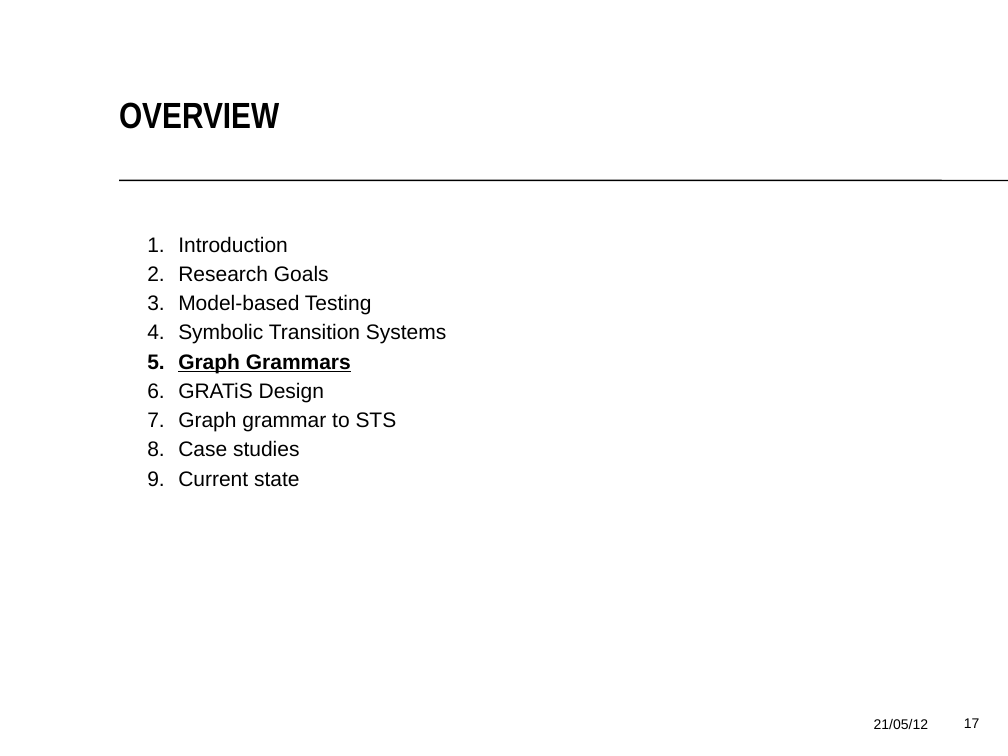
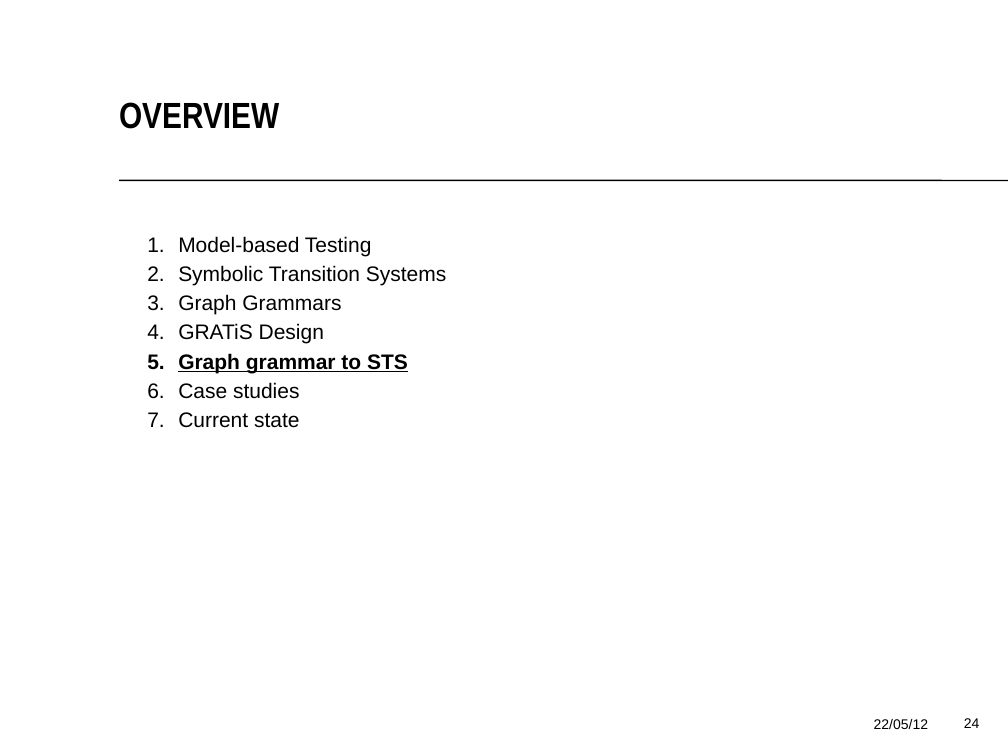
Before and after one commit to vincentdebruijnut/MBT-with-GTS, a slide deck: slide 24 of Final-thesis/presentation/presentatie.odp (slide 17 before the commit). Drawn at 1008x756 pixels with LibreOffice and Linux fonts; fonts in the diff are those of the drawing; background and template pictures are left out. Boxes give left, top, right and bottom in pixels: in the first picture for what was removed or moved away, otherwise in the second. Text is boxed around its words. In the diff, an @@ line names an element or a change of style, - is before the commit and + after.

```diff
--- a/Final-thesis/presentation/presentatie.odp
+++ b/Final-thesis/presentation/presentatie.odp
@@ text at <box>178,236,329,282</box>: paragraphs removed @@
-  1. Introduction
-  2. Research Goals
@@ text at <box>178,294,408,373</box>: bold off, underline off in "Graph Grammars"; bold on, underline on in "Graph grammar to STS" @@
@@ text at <box>874,719,928,729</box>: text changed @@
-21/05/12
+22/05/12
@@ page number at <box>964,718,980,728</box>: text changed @@
-17
+24
```
Also in this commit, not shown: 35 other slides changed, 3 slides removed, 30 other files.
